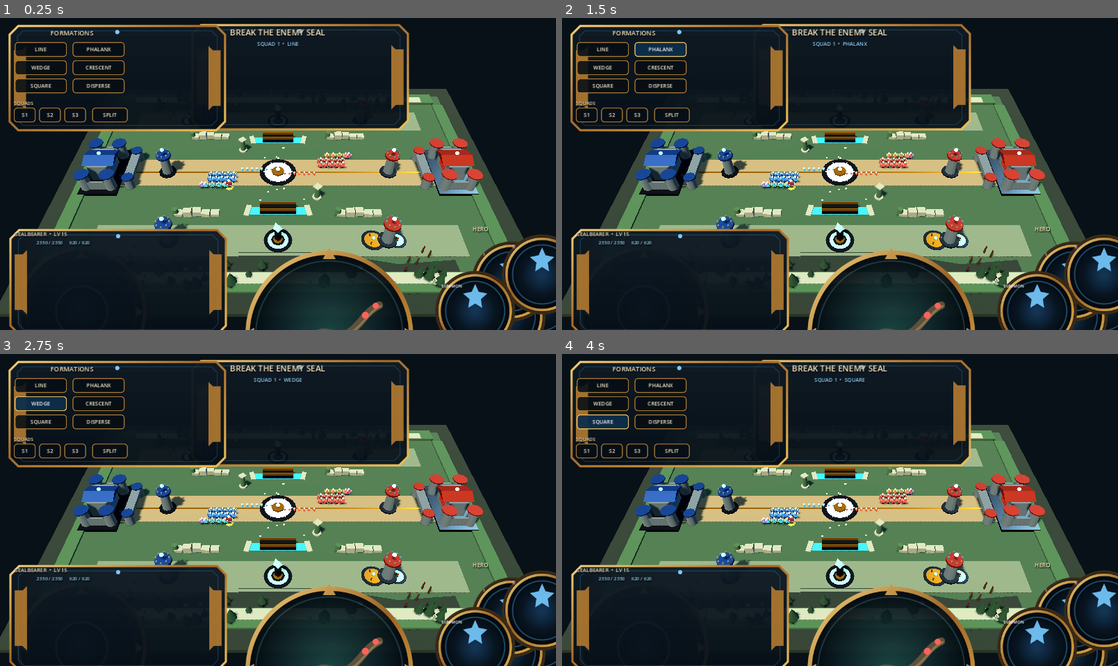
Above: before the commit, frames 1-4 (two rows, left to right).
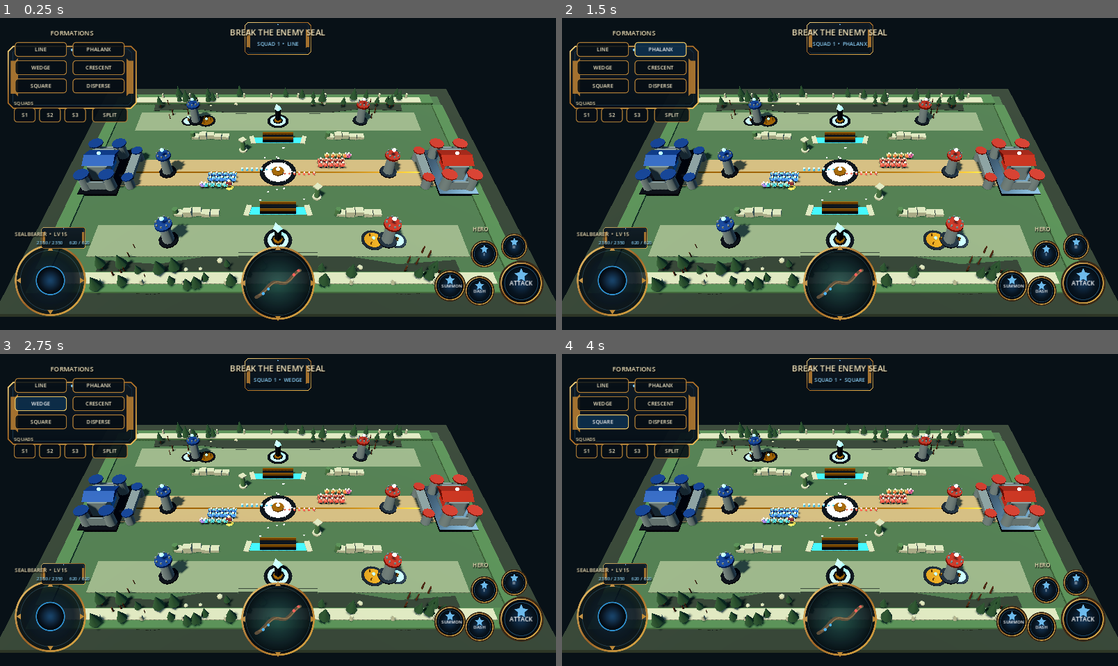
Above: after the commit, the same moments.

Repository: heliossamuelhernandezreyes/Closeseal
Game: Godot game, scene res://src/prototype/greybox_battlefield.tscn
Two runs of this game, one before a commit and one after it. Both use one fixed random seed, a clock stepped at 60 frames per second and the inputs below.
Inputs:
- Up to frame 1 (0.25 s): no input
- Up to frame 2 (1.5 s): click "LINE" at 0.5 s; click "PHALANX" at 1.25 s
- Up to frame 3 (2.75 s): click "WEDGE" at 2 s
- Up to frame 4 (4 s): click "CRESCENT" at 2.75 s; click "SQUARE" at 3.5 s

The runs differ from the first frame. In frame 1, 28% of the frame differs, in the area x 1-100%, y 1-100%; in frame 2, 28%; in frame 3, 28%; in frame 4, 28%.

Commit message:
Constrain imported HUD art to mobile layout

Diff:
--- a/src/prototype/tactical_hud.gd
+++ b/src/prototype/tactical_hud.gd
@@ -22,12 +22,16 @@
 func _tex(parent: Node, texture: Texture2D, pos: Vector2, size_: Vector2, mouse := Control.MOUSE_FILTER_IGNORE) -> TextureRect:
     var t := TextureRect.new()
     t.texture = texture
-    t.position = pos
-    t.size = size_
     t.expand_mode = TextureRect.EXPAND_IGNORE_SIZE
     t.stretch_mode = TextureRect.STRETCH_KEEP_ASPECT_CENTERED
     t.mouse_filter = mouse
+    t.custom_minimum_size = Vector2.ZERO
     parent.add_child(t)
+    # Control minimum-size negotiation happens when it enters the tree. Apply
+    # the authored mobile HUD rectangle afterwards so SVG intrinsic dimensions
+    # cannot expand panels and ability rings over the tactical viewport.
+    t.position = pos
+    t.size = size_
     return t
 
 func _label(parent: Node, text_: String, pos: Vector2, size_: Vector2, font_size := 16, align := HORIZONTAL_ALIGNMENT_LEFT, color := Color("f3e5bd")) -> Label:
@@ -87,9 +91,9 @@
 
 func _panel_art(parent: Node, pos: Vector2, size_: Vector2) -> Control:
     var root := Control.new()
+    parent.add_child(root)
     root.position = pos
     root.size = size_
-    parent.add_child(root)
     _tex(root, panel_tex, Vector2.ZERO, size_)
     return root
 
